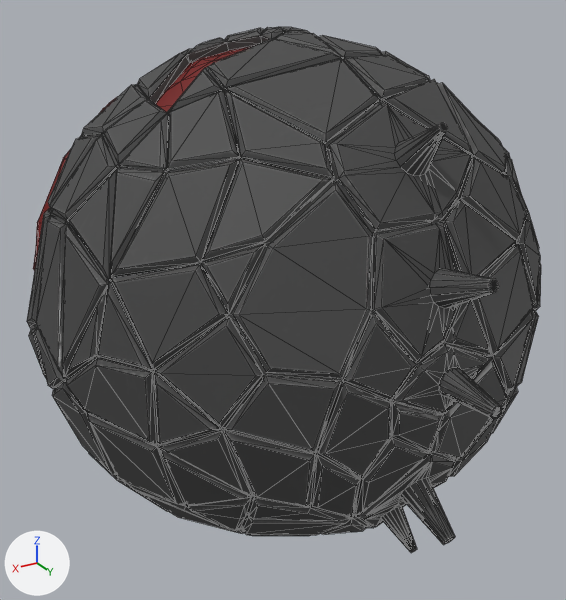
Before and after pictures for a commit that changed the FBX model DX22Base/Assets/Model/boss_slime_rock/rock_rolling_2.0.fbx.
Camera for both pictures: a camera (50 mm lens) standing at (0.0167, 0.0274, 0.0295) and looking at (0.001, 0.0012, 0.0164). Lighting does not change. The marker at lower left points along +X, +Y and +Z. Both versions are drawn at frame 20 of the action 'Take 001|BaseLayer'; the numbers are the values there. Mesh edges are drawn as thin lines. Vertices at the same position are counted once.
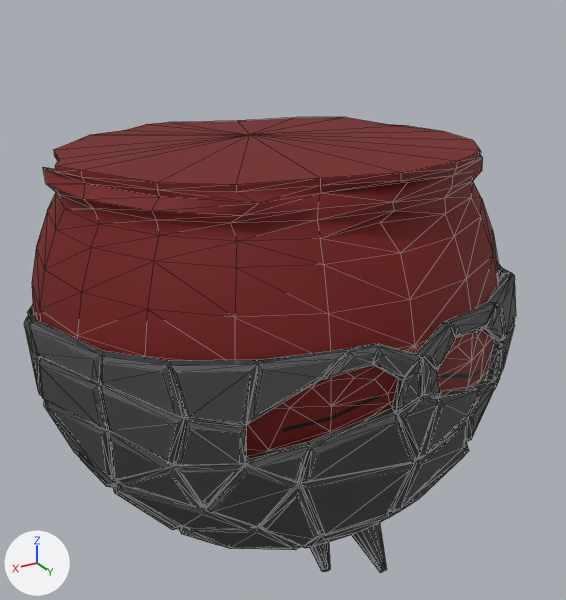
Where the change shows, as pixel boxes (x1, y1, x2, y2) in the pictures (566 x 600 px; the box of a moved part takes in the faces that stretch with it):
'mesh', reshaped (13% shorter): before (27, 27, 541, 553); after (24, 117, 516, 572)
part 1 of me_mesh, moved or reshaped: before (33, 45, 256, 272); after (32, 117, 499, 457)
part 2 of me_mesh, moved or reshaped: before (30, 59, 535, 528); after (27, 273, 503, 533)
part 3 of me_mesh, added (black): after (24, 265, 516, 572)
part 4 of me_mesh, deleted: before (27, 27, 541, 553)

The change, as a list of edits to the scene's bpy script:
```text
Change me_mesh:
    used by ob_mesh; location = (0.0, 0.0, 0.0); rotation_euler = (1.571, 0.0, 0.0), in degrees (90, 0, 0); scale = (0.01, 0.01, 0.01)
    remove me_mesh.from_pydata(...)  # 1805 vertices, 3547 faces; spans x -0.92..1.13, y 0.67..2.73, z -1.34..0.58
    add me_mesh.from_pydata(...)  # 1807 vertices, 3547 faces; spans x -0.92..1.13, y 0.38..2.34, z -1.04..1.01
    me_mesh part 1: the loose piece of 400 vertices spanning x -0.88..1.08, y 0.72..2.68, z -1.09..0.58 is turned -86.4 degrees about the x axis through its middle, then moved by (0.0, -0.23, 0.24)
    me_mesh part 2: the loose piece of 133 vertices spanning x -0.9..1.11, y 0.69..2.72, z -1.12..0.05 is turned -86.4 degrees about the x axis through its middle, then moved by (0.0, -0.51, 0.5)
    me_mesh part 3: a new loose piece of 1274 vertices spanning x -0.92..1.13, y 0.38..1.84, z -1.04..1.01, in mat_slime_rock_helmet (picture img_slime_rock_helmet_color_png)
    me_mesh part 4: 1272 vertices removed from x -0.92..1.13, y 0.67..2.73, z -1.34..0.06
```
